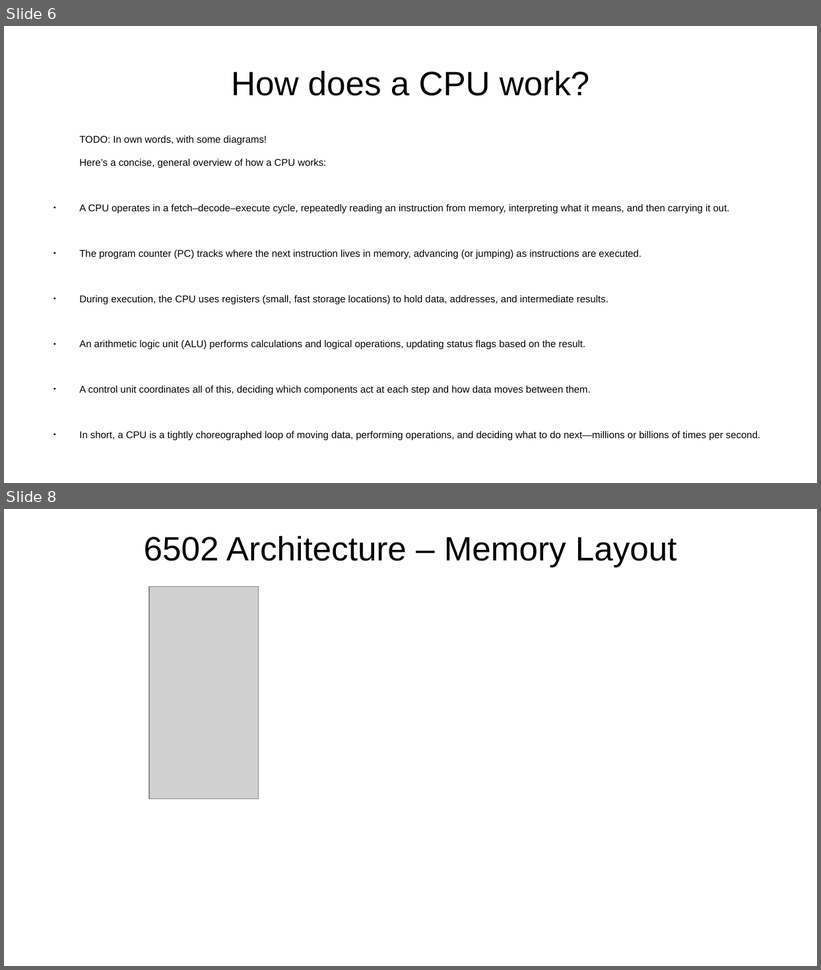
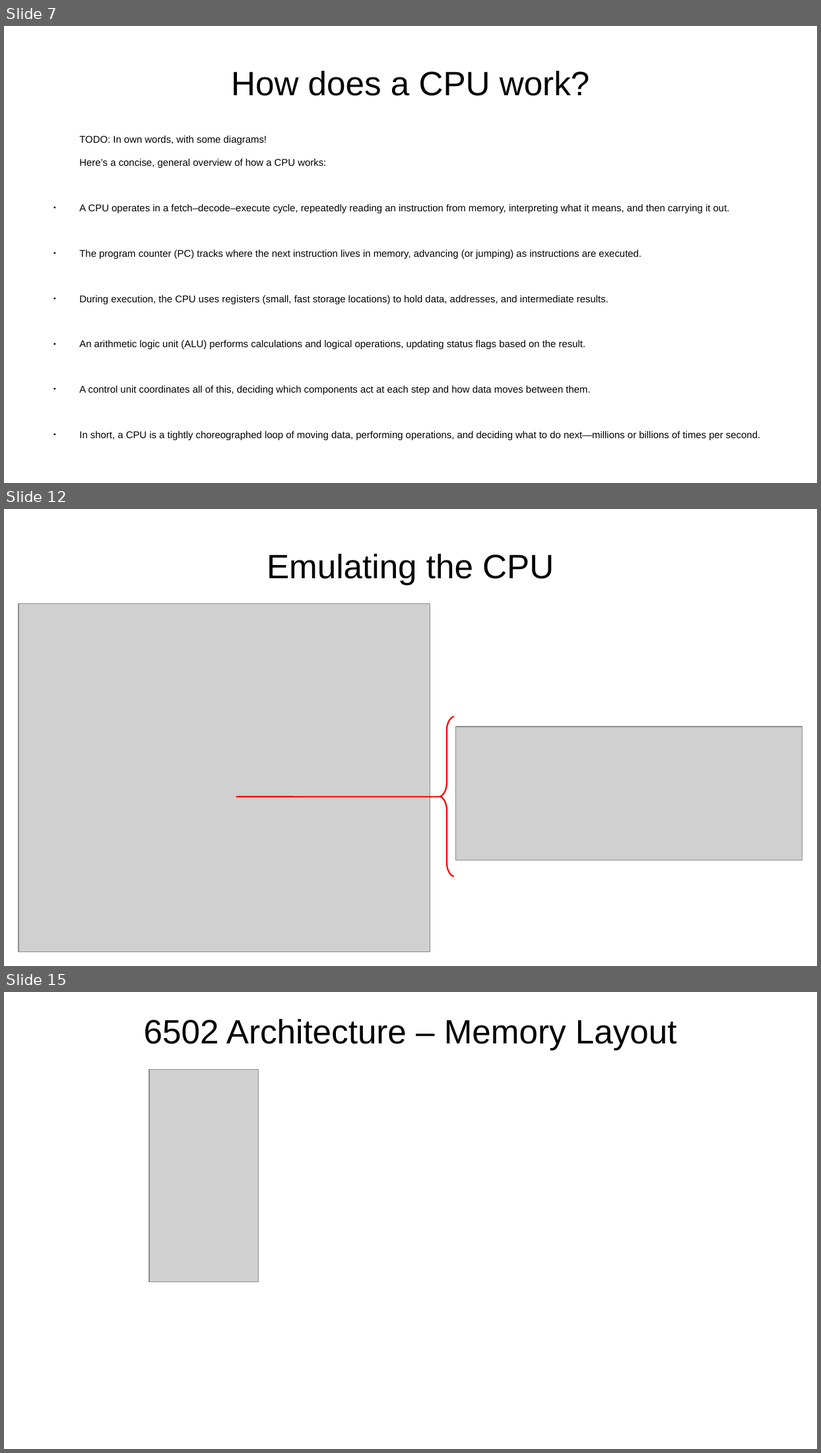
Before and after one commit to RevsRev/nes, a slide deck: tech-talk/NES emulator.odp. Shown one above the other, each under a label of ours: slides 6 and 8 before the commit, slides 7, 12 and 15 after it; the slides between them are not shown. The pictures are 821x970 and 821x1453 pixels, drawn with LibreOffice and Linux fonts; fonts in the diff are those of the drawing; grey boxes stand for pictures; background and template pictures are left out. Boxes give left, top, right and bottom in pixels: in the first picture for what was removed or moved away, otherwise in the second. Text is boxed around its words. In the diff, an @@ line names an element or a change of style, - is before the commit and + after.

```diff
--- a/tech-talk/NES emulator.odp
+++ b/tech-talk/NES emulator.odp
@@ slide 12 added at [4,509,817,966], background picture (left out) @@
@@ title added at [267,554,554,586], 33 pt, text #000000 @@
+Emulating the CPU
@@ picture added at [19,603,430,952] @@
@@ freeform shape added at [440,717,455,877], outline #FF0000 1.42 pt @@
@@ picture added at [455,727,803,861] @@
@@ line added from (440, 797) to (236, 797), #FF0000 1.42 pt @@
@@ what was slide 6 is now slide 7 @@
@@ what was slide 8 is now slide 15 @@
```
Also in this commit, not shown: 2 slides changed, 13 other slides added, 9 other files.
